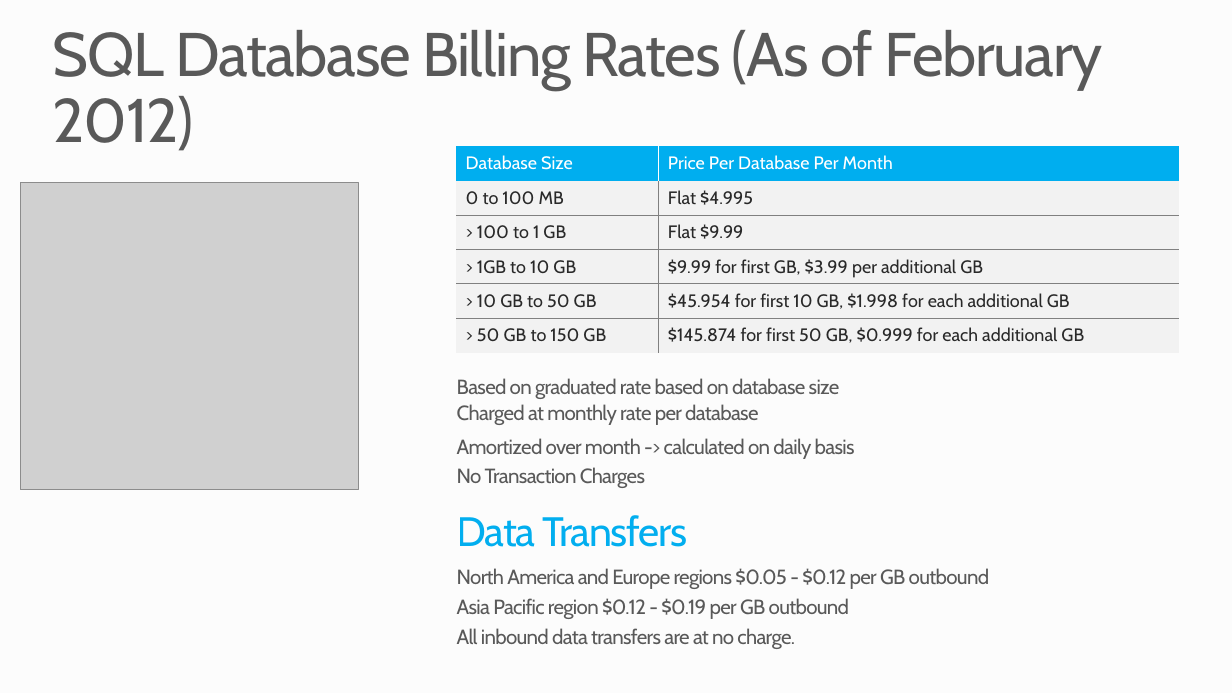
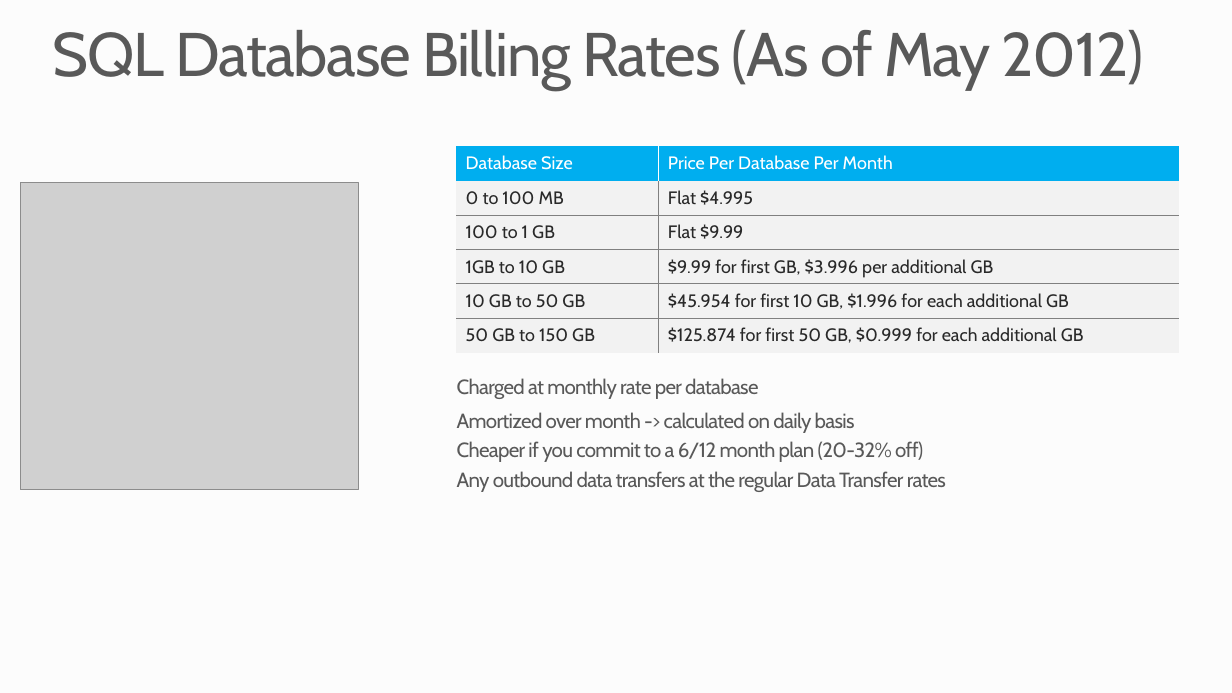
Before and after one commit to robdmoore/SQLAzureTransientDemo, a slide deck: slide 7 of Presentation.pptx (slide 9 before the commit). Drawn at 1232x693 pixels with LibreOffice and Linux fonts; fonts in the diff are those of the drawing; grey boxes stand for pictures; background and template pictures are left out. Boxes give left, top, right and bottom in pixels: in the first picture for what was removed or moved away, otherwise in the second. Text is boxed around its words. In the diff, an @@ line names an element or a change of style, - is before the commit and + after.

Commit message:
Updated the presentation

```diff
--- a/Presentation.pptx
+++ b/Presentation.pptx
@@ title at [52,30,1143,90]: text changed @@
-SQL Database Billing Rates (As of February 2012)
+SQL Database Billing Rates (As of May 2012)
@@ table at [457,146,1179,352] @@
-row 3, column 1: > 100 to 1 GB
+row 3, column 1: 100 to 1 GB
-row 4, column 1: > 1GB to 10 GB
+row 4, column 1: 1GB to 10 GB
-row 4, column 2: $9.99 for first GB, $3.99 per additional GB
+row 4, column 2: $9.99 for first GB, $3.996 per additional GB
-row 5, column 1: > 10 GB to 50 GB
+row 5, column 1: 10 GB to 50 GB
-row 5, column 2: $45.954 for first 10 GB, $1.998 for each additional GB
+row 5, column 2: $45.954 for first 10 GB, $1.996 for each additional GB
-row 6, column 1: > 50 GB to 150 GB
+row 6, column 1: 50 GB to 150 GB
-row 6, column 2: $145.874 for first 50 GB, $0.999 for each additional GB
+row 6, column 2: $125.874 for first 50 GB, $0.999 for each additional GB
@@ text at [457,378,840,399]: paragraph removed @@
-Based on graduated rate based on database size
@@ text at [457,441,946,492]: text changed @@
-  No Transaction Charges
+  Cheaper if you commit to a 6/12 month plan (20-32% off)
+  Any outbound data transfers at the regular Data Transfer rates
@@ text removed at [457,515,990,649] @@
-Data Transfers
-  North America and Europe regions $0.05 - $0.12 per GB outbound
-  Asia Pacific region $0.12 - $0.19 per GB outbound
-  All inbound data transfers are at no charge.
```
Also in this commit, not shown: 8 other slides changed, 15 slides added, 11 slides removed.
